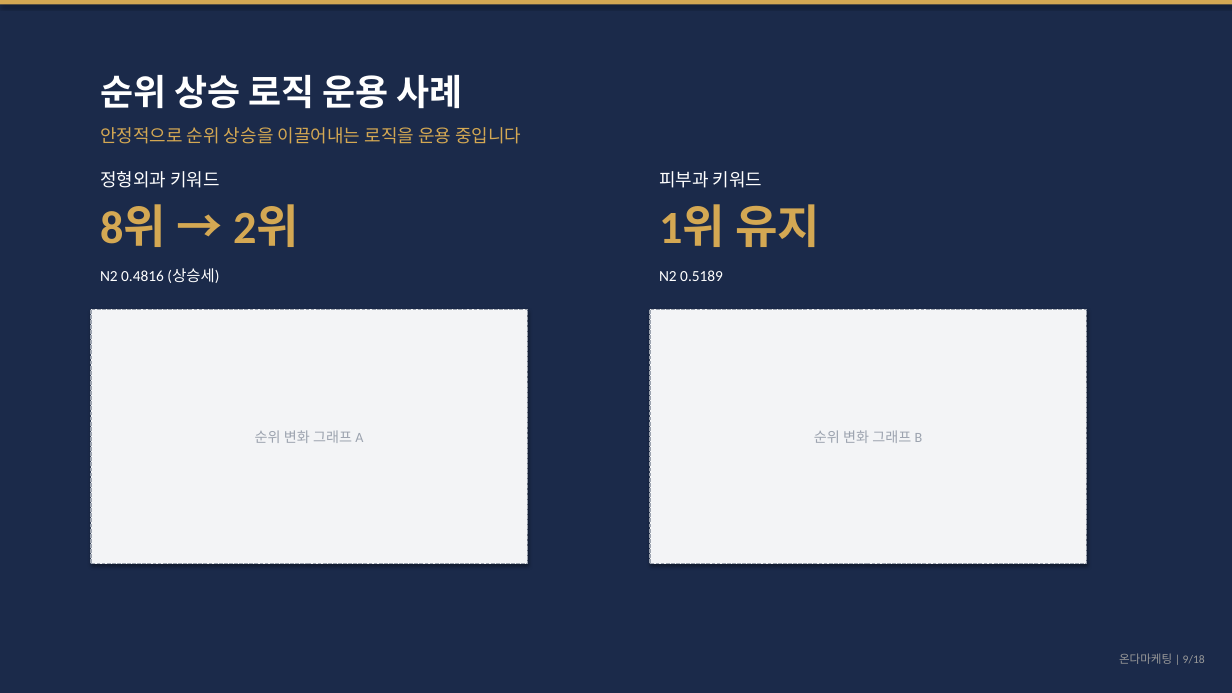
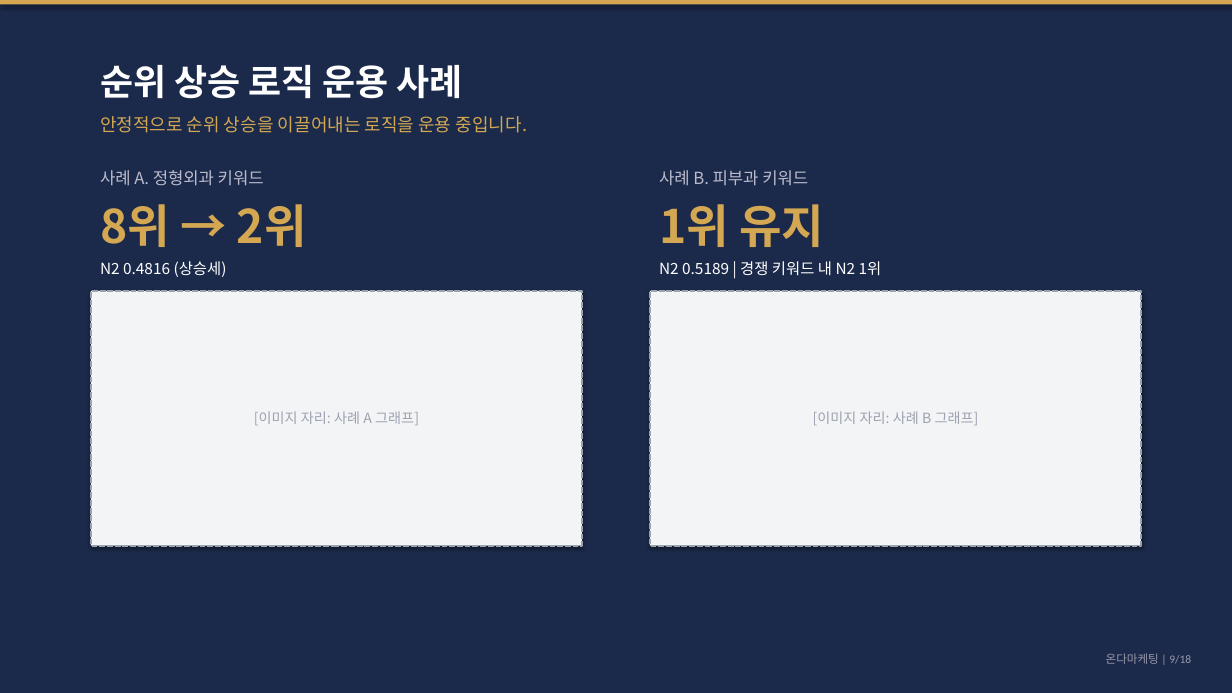
Before and after one commit to didai64595021-ui/onda-hompage, a slide deck: slide 9 of 마드모아젤헤어_제안서.pptx. Drawn at 1232x693 pixels with LibreOffice and Linux fonts; fonts in the diff are those of the drawing. Boxes give left, top, right and bottom in pixels: in the first picture for what was removed or moved away, otherwise in the second. Text is boxed around its words. In the diff, an @@ line names an element or a change of style, - is before the commit and + after.

```diff
--- a/마드모아젤헤어_제안서.pptx
+++ b/마드모아젤헤어_제안서.pptx
@@ font Calibri to Noto Sans CJK KR; less space between paragraphs in 4 elements at box(100, 261, 227, 277), box(659, 204, 824, 247), box(100, 204, 307, 247), box(100, 65, 463, 99) @@
@@ text "순위 상승 로직 운용 사례": place and size @@
-text "순위 상승 로직 운용 사례" at box(100, 75, 463, 109)
+text "순위 상승 로직 운용 사례" at box(100, 65, 463, 99)
@@ text at box(100, 116, 528, 133): text changed; font Calibri to Noto Sans CJK KR @@
-안정적으로 순위 상승을 이끌어내는 로직을 운용 중입니다
+안정적으로 순위 상승을 이끌어내는 로직을 운용 중입니다.
@@ text at box(100, 170, 264, 186): text changed; size 14 to 13 pt; font Calibri to Noto Sans CJK KR; text colour #FFFFFF to #BBBBCC @@
-정형외과 키워드
+사례 A. 정형외과 키워드
@@ text at box(659, 170, 808, 186): text changed; size 14 to 13 pt; font Calibri to Noto Sans CJK KR; text colour #FFFFFF to #BBBBCC @@
-피부과 키워드
+사례 B. 피부과 키워드
@@ text "N2 0.4816 (상승세)": place and size @@
-text "N2 0.4816 (상승세)" at box(100, 268, 219, 283)
+text "N2 0.4816 (상승세)" at box(100, 261, 227, 277)
@@ text at box(659, 261, 882, 276): text changed; font Calibri to Noto Sans CJK KR @@
-N2 0.5189
+N2 0.5189 | 경쟁 키워드 내 N2 1위
@@ rectangle "[이미지 자리: 사례 A 그래프]": place and size @@
-rectangle "[이미지 자리: 사례 A 그래프]" at box(91, 310, 527, 565)
+rectangle "[이미지 자리: 사례 A 그래프]" at box(91, 291, 581, 546)
@@ rectangle "[이미지 자리: 사례 A 그래프]" at box(91, 291, 581, 546): outline #9CA3AF 1 pt dashed to #9CA3AF 1.5 pt dashed @@
@@ rectangle "[이미지 자리: 사례 B 그래프]" at box(650, 291, 1141, 546): outline #9CA3AF 1 pt dashed to #9CA3AF 1.5 pt dashed @@
@@ rectangle "[이미지 자리: 사례 B 그래프]": place and size @@
-rectangle "[이미지 자리: 사례 B 그래프]" at box(650, 310, 1086, 565)
+rectangle "[이미지 자리: 사례 B 그래프]" at box(650, 291, 1141, 546)
@@ text in rectangle at box(254, 411, 419, 425): text changed; font Calibri to Noto Sans CJK KR @@
-순위 변화 그래프 A
+[이미지 자리: 사례 A 그래프]
@@ text in rectangle at box(813, 411, 979, 425): text changed; font Calibri to Noto Sans CJK KR @@
-순위 변화 그래프 B
+[이미지 자리: 사례 B 그래프]
@@ text "온다마케팅 | 9/18" at box(1106, 653, 1191, 664): text colour #999999 to #9999AA @@
```
Also in this commit, not shown: 17 other slides changed, 1 other file.
